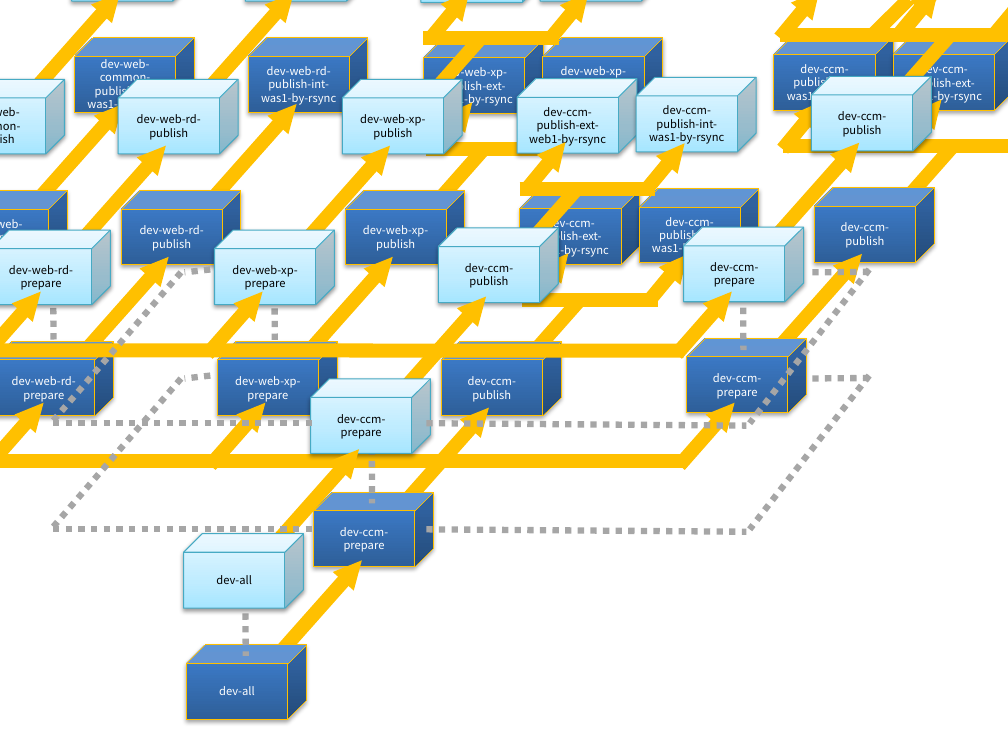
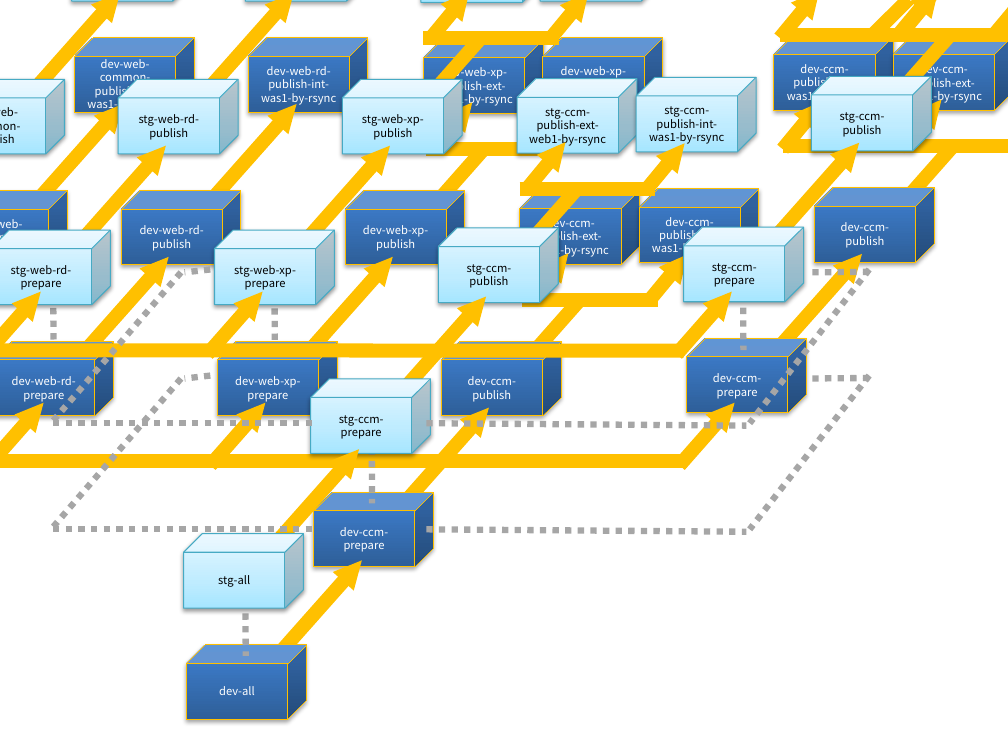
Before and after one commit to kwbaek/codelabor, a slide deck: slide 6 of documentation/draft/ci-environment/dependency-diagram(draft).pptx (slide 5 before the commit). Drawn at 1008x756 pixels with LibreOffice and Linux fonts; fonts in the diff are those of the drawing. Boxes give left, top, right and bottom in pixels: in the first picture for what was removed or moved away, otherwise in the second. Text is boxed around its words. In the diff, an @@ line names an element or a change of style, - is before the commit and + after.

```diff
--- a/documentation/draft/ci-environment/dependency-diagram(draft).pptx
+++ b/documentation/draft/ci-environment/dependency-diagram(draft).pptx
@@ text in cube at <box>0,107,18,116</box>: text changed @@
-dev-web-common-publish
+stg-web-common-publish
@@ text in cube at <box>139,114,200,140</box>: text changed @@
-dev-web-rd-publish
+stg-web-rd-publish
@@ text in cube at <box>362,114,424,140</box>: text changed @@
-dev-web-xp-publish
+stg-web-xp-publish
@@ text in cube at <box>529,108,606,146</box>: text changed @@
-dev-ccm-publish-ext-web1-by-rsync
+stg-ccm-publish-ext-web1-by-rsync
@@ text in cube at <box>649,106,724,145</box>: text changed @@
-dev-ccm-publish-int-was1-by-rsync
+stg-ccm-publish-int-was1-by-rsync
@@ text in cube at <box>840,112,885,137</box>: text changed @@
-dev-ccm-publish
+stg-ccm-publish
@@ text in cube at <box>11,265,72,290</box>: text changed @@
-dev-web-rd-prepare
+stg-web-rd-prepare
@@ text in cube at <box>234,265,296,290</box>: text changed @@
-dev-web-xp-prepare
+stg-web-xp-prepare
@@ text in cube at <box>467,264,512,288</box>: text changed @@
-dev-ccm-publish
+stg-ccm-publish
@@ text in cube at <box>712,263,757,287</box>: text changed @@
-dev-ccm-prepare
+stg-ccm-prepare
@@ text in cube at <box>339,415,384,439</box>: text changed @@
-dev-ccm-prepare
+stg-ccm-prepare
@@ text in cube at <box>218,575,250,587</box>: text changed @@
-dev-all
+stg-all
```
Also in this commit, not shown: 1 other slide changed, 1 slide added.
